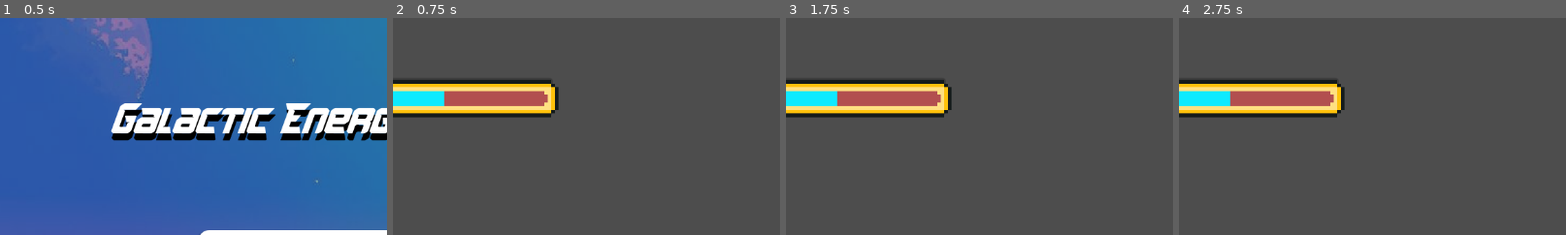
Above: before the commit, frames 1-4 (left to right).
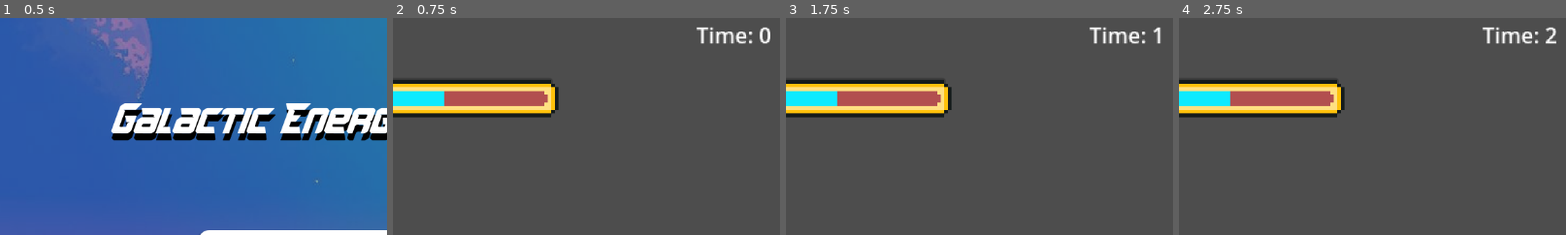
Above: after the commit, the same moments.

Repository: Mir-Shabab-Hasnat/galactic-energy-rush
Game: Godot game, scene res://scenes/main_menu.tscn
Two runs of this game, one before a commit and one after it. Both use one fixed random seed, a clock stepped at 60 frames per second and the inputs below. The engine's default icon, where the game draws it, is replaced by a stand-in: a white triangle on a blue panel in a dark square.
Inputs:
- Up to frame 1 (0.5 s): no input
- Up to frame 2 (0.75 s): click "Start Running!" at 0.5 s
- Up to frame 3 (1.75 s): tap Enter (ui_accept) at 1.25, 1.52 s; hold Right (ui_right) from 1.28 s (still down)
- Up to frame 4 (2.75 s): keep holding Right (ui_right); tap Enter (ui_accept) at 2.27 s
The pictures show only the part of the screen within x 10-60%, y 0-50%; the shares and areas given below are measured in that part.

Frame 1 is identical in both runs. In frame 2, 0.7% of the frame differs, in the area x 78-98%, y 4-13%; in frame 3, 0.7%; in frame 4, 0.7%.

Commit message:
time label added

Diff:
--- a/scenes/game.tscn
+++ b/scenes/game.tscn
@@ -75,4 +75,10 @@
 [node name="MetalBlock" parent="." instance=ExtResource("5_bdi6l")]
 position = Vector2(-4, -416)
 
+[node name="TimeLabel" type="Label" parent="."]
+offset_left = 281.0
+offset_top = 2.0
+offset_right = 321.0
+offset_bottom = 25.0
+
 [connection signal="timeout" from="Timer" to="." method="_on_timer_timeout"]
--- a/scripts/game.gd
+++ b/scripts/game.gd
@@ -16,6 +16,7 @@
 
 @onready var energyBar = $EnergyBar
 @onready var scoreLabel = $ScoreLabel
+@onready var timeLabel = $TimeLabel
 
 var appliedEnergy # whats the point of this
 var player_energy
@@ -41,6 +42,7 @@
 # Called every frame. 'delta' is the elapsed time since the previous frame.
 func _process(delta: float) -> void:
 	elapsed_time += delta
+	timeLabel.text = "Time: " + str(int(elapsed_time))
 	if player.energy > 100:
 		player.energy = 100
 		player_energy = player.energy
